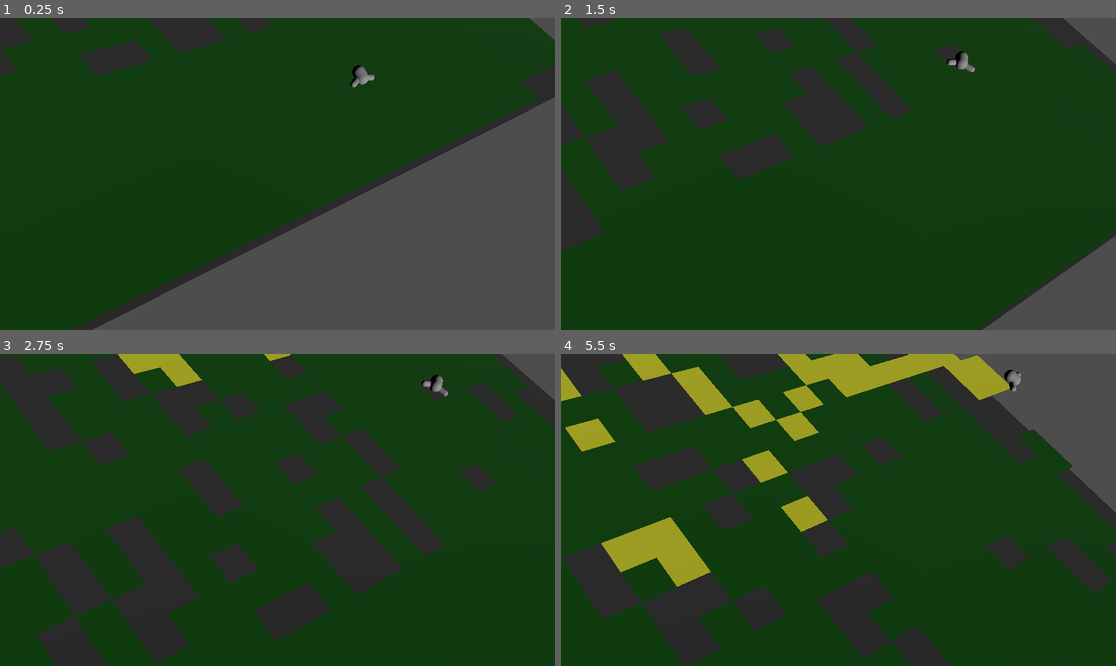
Above: before the commit, frames 1-4 (two rows, left to right).
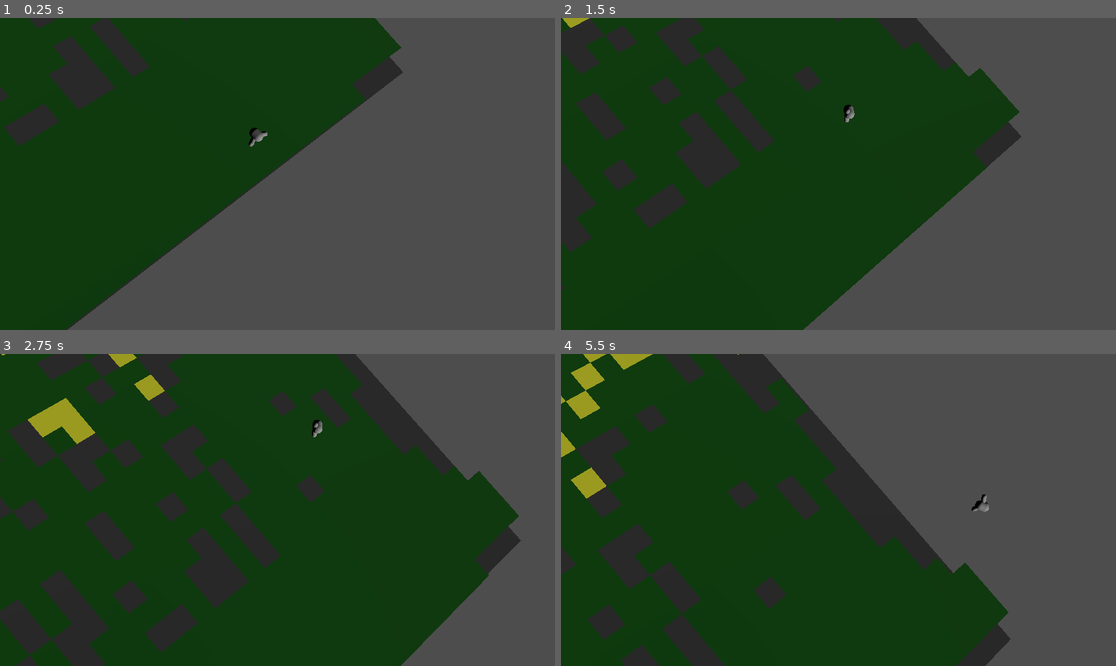
Above: after the commit, the same moments.

Repository: flatweb/gwj90Murat
Game: Godot game, scene res://game.tscn
The game is run twice, just before and just after one commit, with the same random seed, the same clock (stepped at 60 frames per second) and the same inputs.
Inputs:
- Up to frame 1 (0.25 s): no input
- Up to frame 2 (1.5 s): hold Right (droite) 0.53-1.28 s; hold Left (gauche) from 1.28 s (still down)
- Up to frame 3 (2.75 s): release Left (gauche) at 2.03 s; hold Right (droite) from 2.03 s (still down)
- Up to frame 4 (5.5 s): release Right (droite) at 3.53 s; hold Left (gauche) from 3.53 s (still down)

The runs differ from the first frame. In frame 1, 26% of the frame differs, in the area x 0-100%, y 0-100%; in frame 2, 40%; in frame 3, 43%; in frame 4, 55%.

Commit message:
Gestion de la sortie de l'oiseau de la zone #8 Correction de la gestion de l'inclinaison de l'oiseau Repositionnement de la caméra + focale #7

Diff:
--- a/game.gd
+++ b/game.gd
@@ -1,7 +1,7 @@
 extends Node3D
 
 #Par défaut, on considère que le gridmap sera de la même size que le $MeshGround
-var gridmapSize
+var gridmapSize : Vector2
 var zoneforet = Vector2(0,20)
 var zoneprairie = Vector2(21,40)
 var zones = [zoneforet, zoneprairie]
@@ -9,6 +9,7 @@
 
 func _ready():
 	gridmapSize = $MeshGround.mesh.size
+	$Oiseau.set_limite_x(gridmapSize.x*0.75)
 	#populategridmap()
 	startintro()
 	pass
--- a/game.tscn
+++ b/game.tscn
@@ -32,11 +32,11 @@
 transform = Transform3D(1, 0, 0, 0, 0.9659258, 0.25881907, 0, -0.25881907, 0.9659258, 0, 3, 0)
 
 [node name="Oiseau" parent="." unique_id=1267771531 instance=ExtResource("1_80nbo")]
-transform = Transform3D(1, 0, 0, 0, 1, 0, 0, 0, 1, 0, 2.6835592, 98.66545)
+transform = Transform3D(1, 0, 0, 0, 1, 0, 0, 0, 1, 0, 5, 100)
 
 [node name="Camera3D" type="Camera3D" parent="." unique_id=295921986]
-transform = Transform3D(0.74359906, 0.3245612, -0.5845686, 0.28791574, 0.63364524, 0.7180518, 0.6034608, -0.70224917, 0.37773168, -16.058771, 16.338177, 107.78908)
-fov = 23.4
+transform = Transform3D(0.6710024, 0.51733565, -0.5311494, 0.3565425, 0.40296745, 0.8429085, 0.6501025, -0.7549709, 0.08593998, -18.463003, 33.607548, 104.61913)
+fov = 20.0
 far = 1000.0
 script = ExtResource("4_7jktm")
 
--- a/oiseau.gd
+++ b/oiseau.gd
@@ -1,16 +1,20 @@
 extends CharacterBody3D
 
 # Vitesse de rotation sur virage
-const ROTSPEED = 0.2
+const ROTSPEED = 5.0
 # Vitesse de rotation sur retour naturel à la position stable
-const ROTBACKSPEED = 0.04
+const ROTBACKSPEED = 2.0
 # angle de rotation par seconde lors d'un virage
 const ANGLE_VIRAGE = 1.2
+# facteur de rotation pour ne pas sortir de la zone
+const FACTEUR_CORRECTION = 5.0
 
 # Vitesse de vol horizontal
 var speedfront : float = 4.0
 # Vitesse de vol latéral
 var speedlat : float = 2.0
+# limite en +X ou -X de la position de l'oiseau
+var limite_x : float = 10.0 # valeur arbitraire à fixer par set_limite_x
 
 var speedVect : Vector3
 
@@ -18,23 +22,44 @@
 	speedVect = Vector3(0,0,-speedfront)
 	pass
 
+func set_limite_x(value):
+	limite_x = value
+
+func virage(change : float, delta : float):
+	var angle : float = change*ANGLE_VIRAGE*delta
+	self.rotate_y(angle)
+	speedVect = speedVect.rotated(Vector3.UP, angle)
+
+	# changement d'inclinaison (axe Z)
+	if abs($Forme.rotation.z) < PI*3/8 :
+		print("vire from ",$Forme.rotation.z, " for ",rad_to_deg(change*ROTSPEED*delta))
+		$Forme.rotate_z(min(max(change,-1),1)*ROTSPEED*delta)
+	else:
+		print($Forme.rotation.z)
+
 func _physics_process(delta: float) -> void:
 	var change = Input.get_axis("droite","gauche")
 
 	if change:
 		# changement de direction
-		var angle : float = change*ANGLE_VIRAGE*delta
-		self.rotate_y(angle)
-		speedVect = speedVect.rotated(Vector3.UP, angle)
-		# changement d'inclinaison
-		if abs(rotation.z) < PI/4 :
-			self.rotate_z(change*ROTSPEED*delta)
+		virage(change,delta)
 	else:
 		# retour naturel à une inclinaison normale sans action
-		if abs(rotation.z) < ROTBACKSPEED*delta :
-			rotation.z = 0
+		if abs($Forme.rotation.z) < ROTBACKSPEED*delta :
+			$Forme.rotation.z = 0
 		else:
-			self.rotate_z(-sign(rotation.z)*ROTBACKSPEED*delta)
-			#self.rotate_y(change*0.2*delta)
+			$Forme.rotate_z(-sign($Forme.rotation.z)*ROTBACKSPEED*delta)
+			#$Forme.rotation.z = 0
+
+	# S'assurer qu'on ne va pas toucher les limites en X de la zone de vol
+	if abs(speedVect.x * 3.0 + position.x) > limite_x :
+		# on approche trop du bord
+		# on force un virage
+		#speedVect = speedVect.rotated(Vector3.UP, -sign(speedVect.z)*5*ANGLE_VIRAGE*delta)
+		var cote_ecart = sign(speedVect.x * 3.0 + position.x - limite_x)
+		virage(-sign(speedVect.z)*cote_ecart*FACTEUR_CORRECTION,delta)
+
+	# On pourrait aussi tester par rapport à des CollisionShapes latérales sur le game
+	#move_and_collide(speedVect*???, true)
 
 	move_and_collide(speedVect*delta)
--- a/oiseau.tscn
+++ b/oiseau.tscn
@@ -21,14 +21,16 @@
 transform = Transform3D(1, 0, 0, 0, 1, 0, 0, 0, 1, 0, 0.13647461, 0)
 shape = SubResource("CylinderShape3D_fk3fv")
 
-[node name="Corps" type="MeshInstance3D" parent="." unique_id=1016398366]
-transform = Transform3D(1, 0, 0, 0, 0.33829448, 0.9410403, 0, -0.9410403, 0.33829448, 0, 0, -0.015925169)
+[node name="Forme" type="Node3D" parent="." unique_id=119927184]
+
+[node name="Corps" type="MeshInstance3D" parent="Forme" unique_id=1016398366]
+transform = Transform3D(1, 0, 0, 0, -0.08917245, 0.99601614, 0, -0.99601614, -0.08917245, 0, 0, -0.015925169)
 mesh = SubResource("CapsuleMesh_aa81o")
 
-[node name="AileD" type="MeshInstance3D" parent="." unique_id=1169078593]
+[node name="AileD" type="MeshInstance3D" parent="Forme" unique_id=1169078593]
 transform = Transform3D(-0.017558845, -0.9111622, -0.4116734, 0.99981433, -0.019267242, 0, -0.007931813, -0.411597, 0.9113314, 0.3, -0.094, 0.1)
 mesh = SubResource("CapsuleMesh_pmcpw")
 
-[node name="AileG" type="MeshInstance3D" parent="." unique_id=474476359]
+[node name="AileG" type="MeshInstance3D" parent="Forme" unique_id=474476359]
 transform = Transform3D(-0.017496575, -0.9112353, 0.4115143, 0.9998157, -0.019197399, 0, 0.007900006, 0.41143847, 0.91140324, -0.3, -0.094, 0.1)
 mesh = SubResource("CapsuleMesh_pmcpw")
